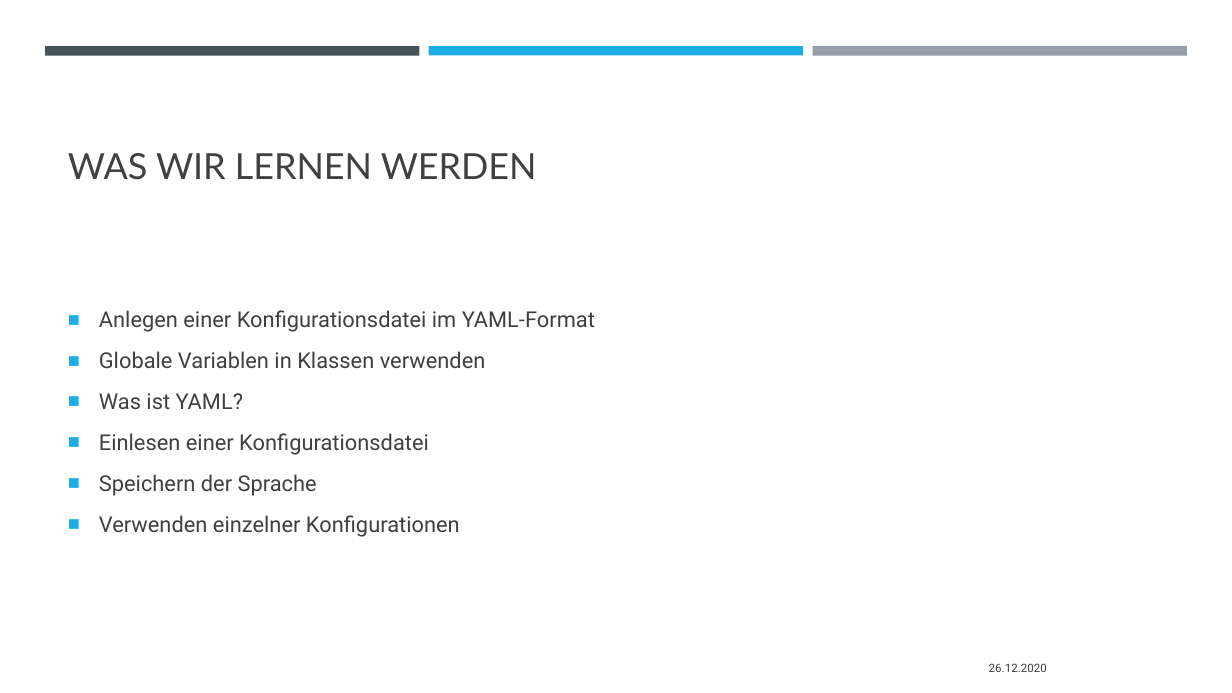
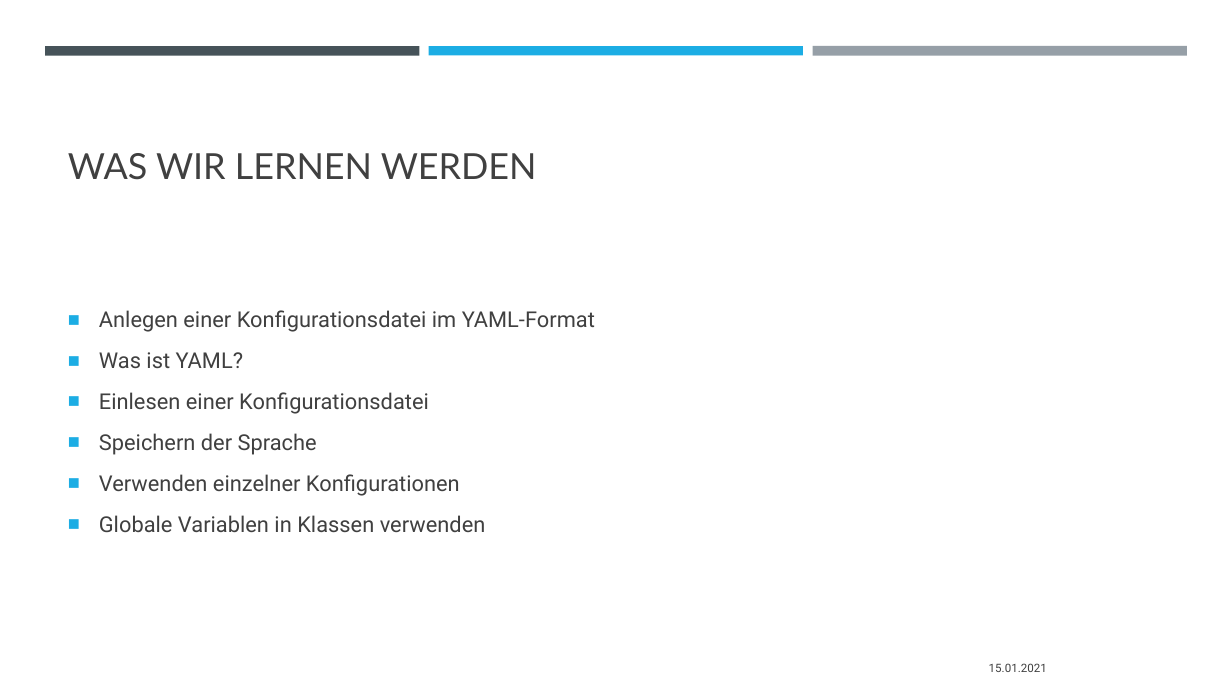
Before and after one commit to padmalcom/AISpeechAssistant, a slide deck: slide 2 of slides/03_configuration_management.pptx. Drawn at 1232x693 pixels with LibreOffice and Linux fonts; fonts in the diff are those of the drawing. Boxes give left, top, right and bottom in pixels: in the first picture for what was removed or moved away, otherwise in the second. Text is boxed around its words. In the diff, an @@ line names an element or a change of style, - is before the commit and + after.

```diff
--- a/slides/03_configuration_management.pptx
+++ b/slides/03_configuration_management.pptx
@@ text at bbox=[99, 351, 486, 368]: paragraph removed @@
-■ Globale Variablen in Klassen verwenden
@@ text at bbox=[99, 515, 486, 532]: paragraph added @@
+■ Globale Variablen in Klassen verwenden
@@ text at bbox=[989, 663, 1047, 672]: text changed @@
-26.12.2020
+15.01.2021
```
Also in this commit, not shown: 2 other slides changed, 5 other files.
